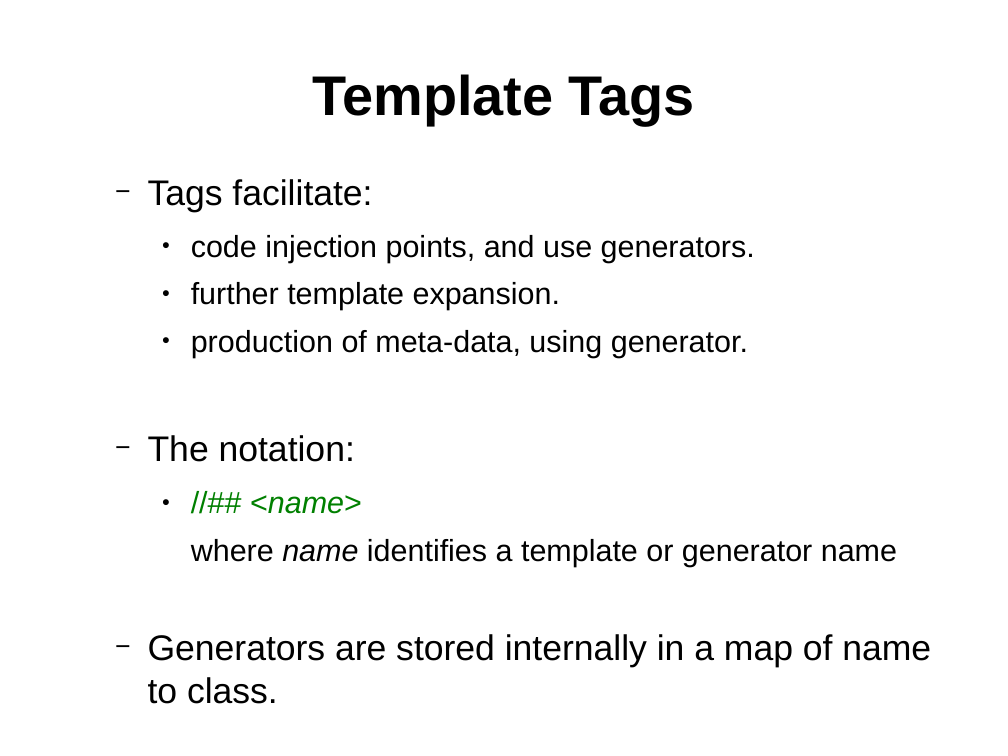
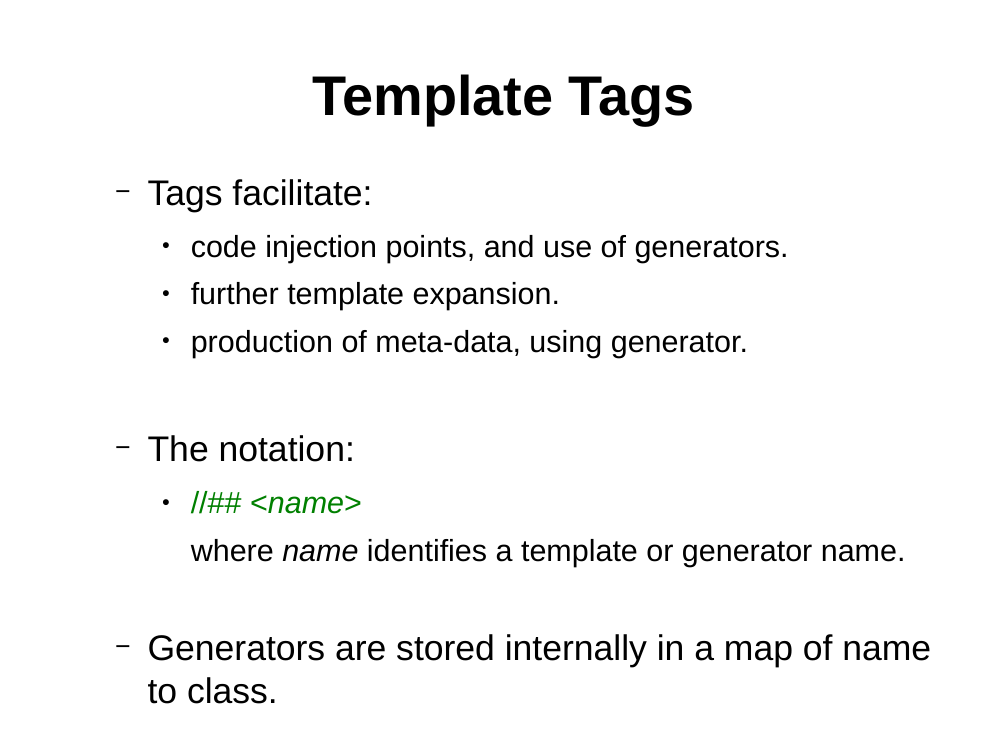
Before and after one commit to weetmuts/rodin-b-sharp-iUML_B_Utils, a slide deck: slide 9 of work/store/Writing/InterfaceTemplatesPaper(acceptedABZ2014)/presentation/templates.odp (slide 8 before the commit). Drawn at 1008x756 pixels with LibreOffice and Linux fonts; fonts in the diff are those of the drawing. Boxes give left, top, right and bottom in pixels: in the first picture for what was removed or moved away, otherwise in the second. Text is boxed around its words. In the diff, an @@ line names an element or a change of style, - is before the commit and + after.

```diff
--- a/work/store/Writing/InterfaceTemplatesPaper(acceptedABZ2014)/presentation/templates.odp
+++ b/work/store/Writing/InterfaceTemplatesPaper(acceptedABZ2014)/presentation/templates.odp
@@ text at <box>191,235,789,263</box>: text changed @@
-    ● code injection points, and use generators.
+    ● code injection points, and use of generators.
@@ text at <box>191,539,906,566</box>: text changed @@
-    where name identifies a template or generator name
+    where name identifies a template or generator name.
```
Also in this commit, not shown: 5 other slides changed, 3 slides added, 1 slide removed.
